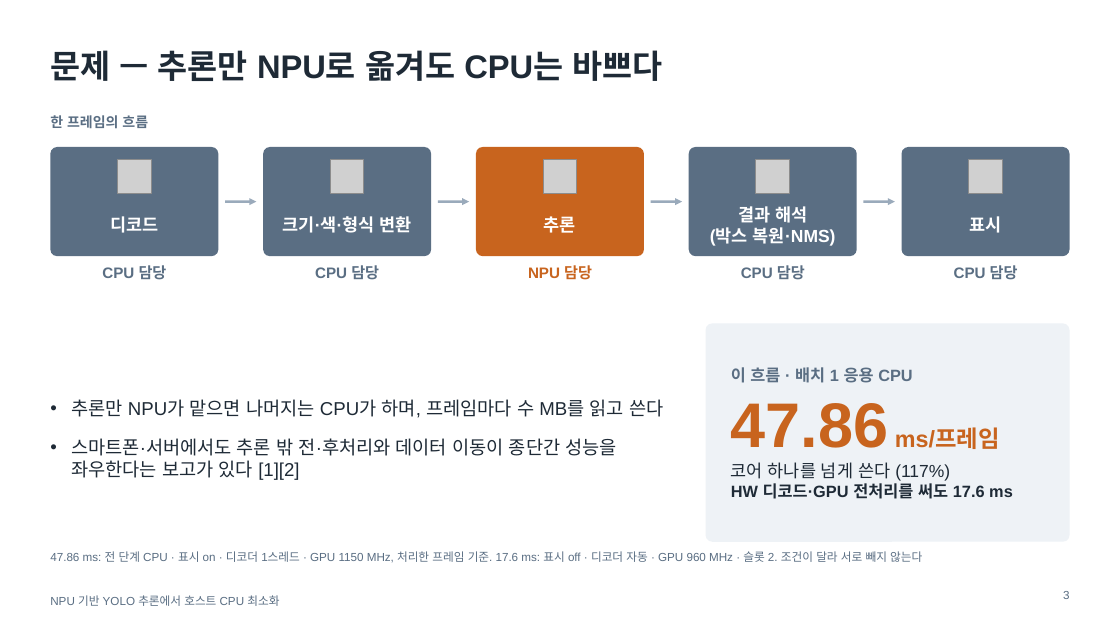
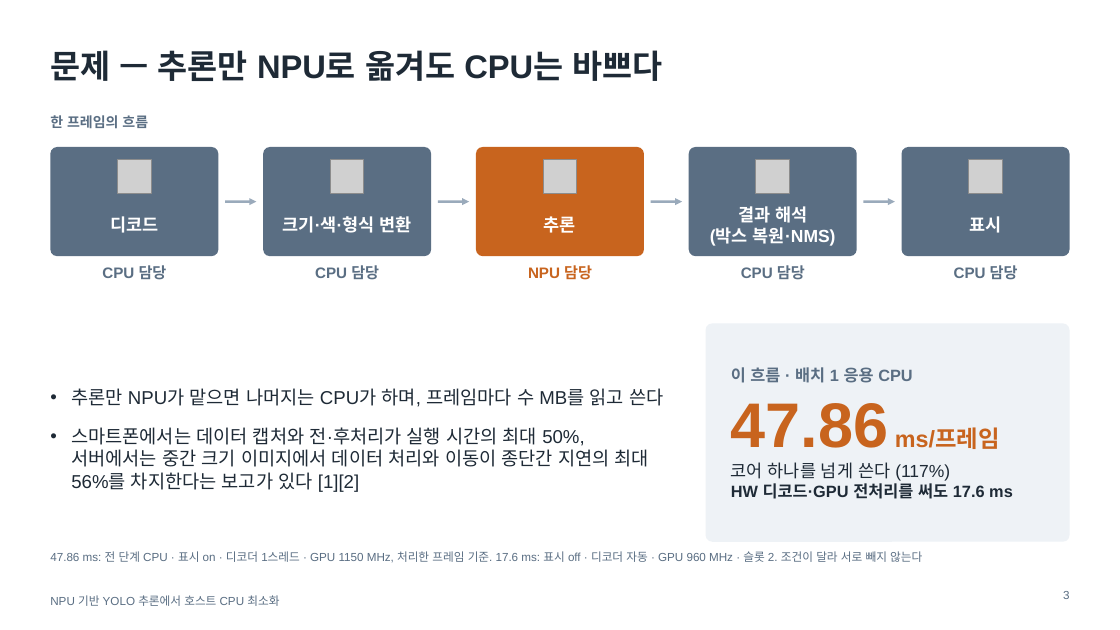
Before and after one commit to jinbeomjeong/yolo_vulkan_optimize, a slide deck: slide 3 of 10_paper/talk/out/yolo_npu_cpu_offload_talk_v6.pptx. Drawn at 1120x630 pixels with LibreOffice and Linux fonts; fonts in the diff are those of the drawing; grey boxes stand for pictures. Boxes give left, top, right and bottom in pixels: in the first picture for what was removed or moved away, otherwise in the second. Text is boxed around its words. In the diff, an @@ line names an element or a change of style, - is before the commit and + after.

```diff
--- a/10_paper/talk/out/yolo_npu_cpu_offload_talk_v6.pptx
+++ b/10_paper/talk/out/yolo_npu_cpu_offload_talk_v6.pptx
@@ text at (x1=71, y1=427, x2=649, y2=492): text changed @@
-• 스마트폰·서버에서도 추론 밖 전·후처리와 데이터 이동이 종단간 성능을 좌우한다는 보고가 있다 [1][2]
+• 스마트폰에서는 데이터 캡처와 전·후처리가 실행 시간의 최대 50%, 서버에서는 중간 크기 이미지에서 데이터 처리와 이동이 종단간 지연의 최대 56%를 차지한다는 보고가 있다 [1][2]
```
Also in this commit, not shown: 3 other slides changed, 1 slide added, 4 other files.
